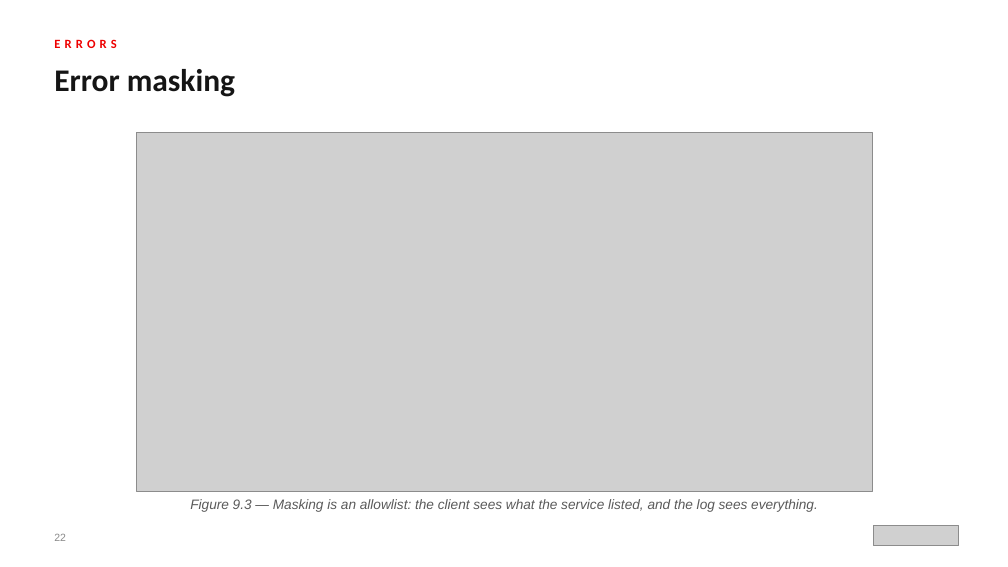
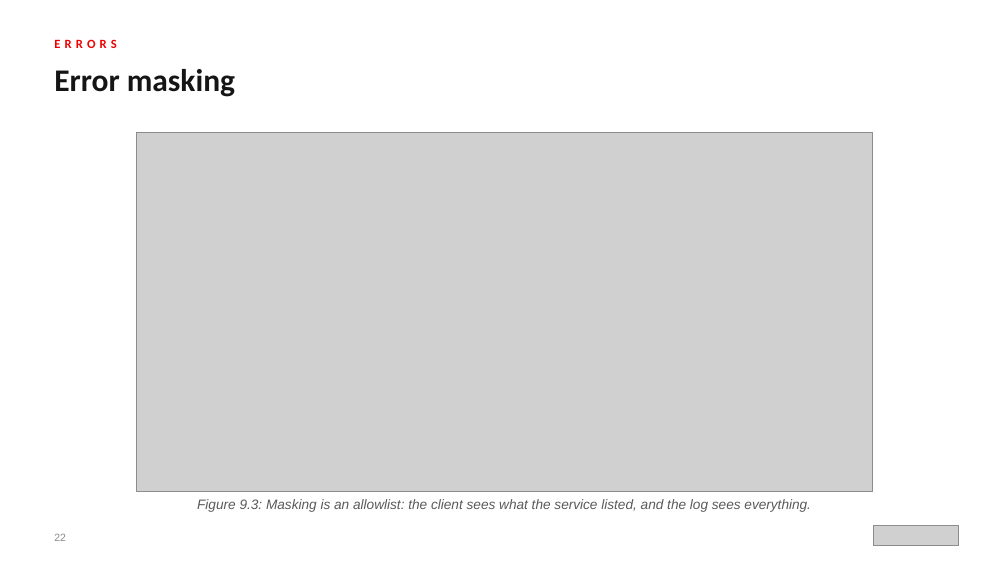
Before and after one commit to patterncatalyst/api-patterns-and-practices-graphql, a slide deck: slide 22 of presentation/api-patterns-graphql-python/api-patterns-graphql-python.pptx. Drawn at 1008x567 pixels with LibreOffice and Linux fonts; fonts in the diff are those of the drawing; grey boxes stand for pictures. Boxes give left, top, right and bottom in pixels: in the first picture for what was removed or moved away, otherwise in the second. Text is boxed around its words. In the diff, an @@ line names an element or a change of style, - is before the commit and + after.

```diff
--- a/presentation/api-patterns-graphql-python/api-patterns-graphql-python.pptx
+++ b/presentation/api-patterns-graphql-python/api-patterns-graphql-python.pptx
@@ text at [197,499,811,512]: text changed @@
-Figure 9.3 — Masking is an allowlist: the client sees what the service listed, and the log sees everything.
+Figure 9.3: Masking is an allowlist: the client sees what the service listed, and the log sees everything.
```
Also in this commit, not shown: 12 other slides changed, 5 other files.
